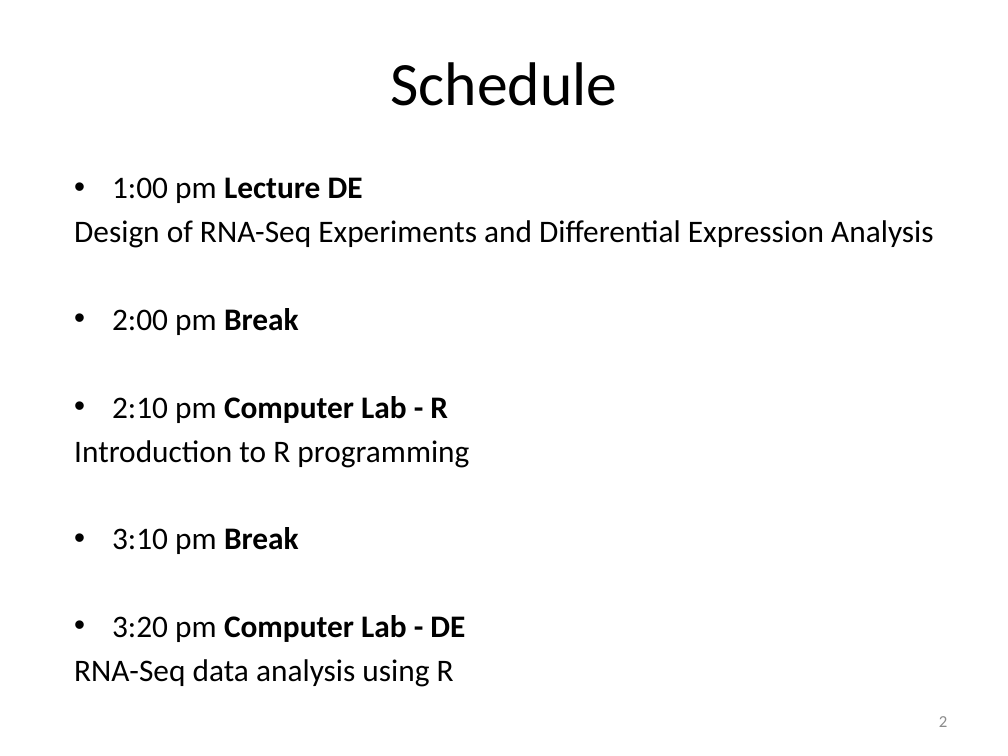
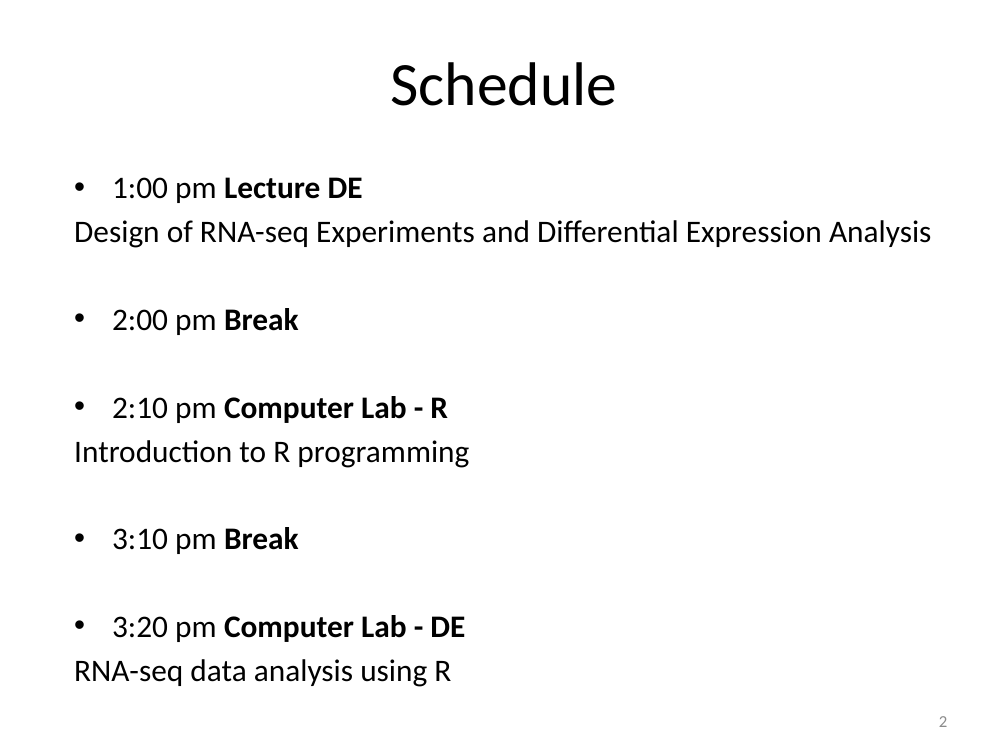
Before and after one commit to liu3zhenlab/teaching, a slide deck: slide 2 of RNA-Seq-Workshop/2024/lectures/DE-lecture_2024.pptx. Drawn at 1008x756 pixels with LibreOffice and Linux fonts; fonts in the diff are those of the drawing. Boxes give left, top, right and bottom in pixels: in the first picture for what was removed or moved away, otherwise in the second. Text is boxed around its words. In the diff, an @@ line names an element or a change of style, - is before the commit and + after.

```diff
--- a/RNA-Seq-Workshop/2024/lectures/DE-lecture_2024.pptx
+++ b/RNA-Seq-Workshop/2024/lectures/DE-lecture_2024.pptx
@@ text at bbox=[74, 220, 931, 248]: text changed @@
-Design of RNA-Seq Experiments and Differential Expression Analysis
+Design of RNA-seq Experiments and Differential Expression Analysis
@@ text at bbox=[74, 659, 451, 687]: text changed @@
-RNA-Seq data analysis using R
+RNA-seq data analysis using R
```
Also in this commit, not shown: 1 other slide changed, 5 other files.
